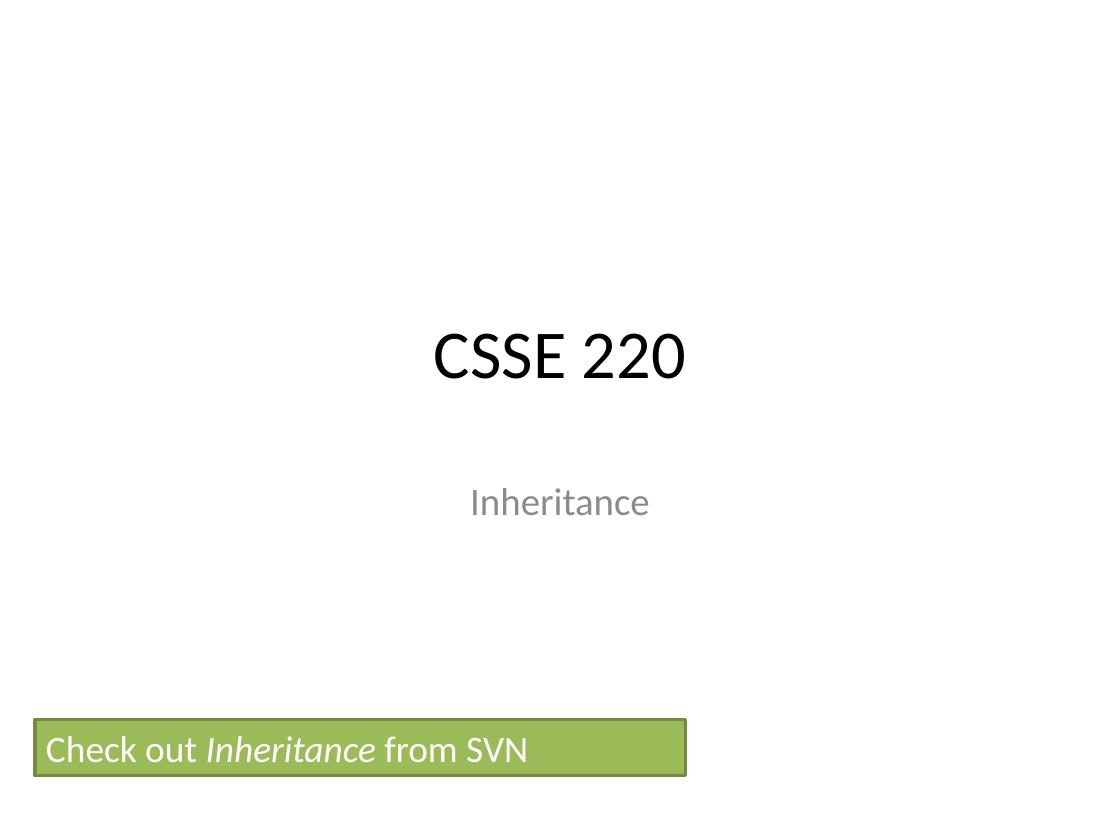
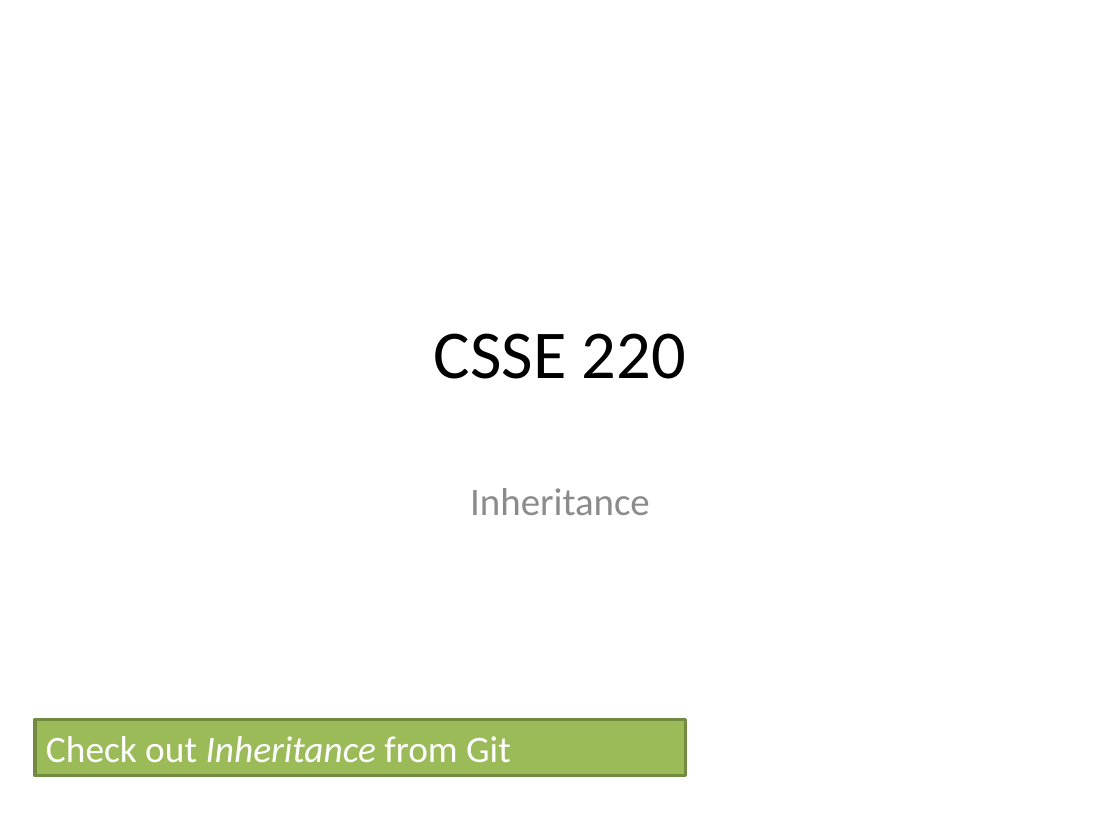
Before and after one commit to RHIT-CSSE/csse220, a slide deck: slide 1 of ClassMaterials/Inheritance/Slides/Inheritance.pptx. Drawn at 1120x840 pixels with LibreOffice and Linux fonts; fonts in the diff are those of the drawing. Boxes give left, top, right and bottom in pixels: in the first picture for what was removed or moved away, otherwise in the second. Text is boxed around its words. In the diff, an @@ line names an element or a change of style, - is before the commit and + after.

```diff
--- a/ClassMaterials/Inheritance/Slides/Inheritance.pptx
+++ b/ClassMaterials/Inheritance/Slides/Inheritance.pptx
@@ text in rectangle at bbox=[46, 736, 511, 762]: text changed @@
-Check out Inheritance from SVN
+Check out Inheritance from Git
```
Also in this commit, not shown: 2 other slides changed, 1 slide added, 4 other files.
